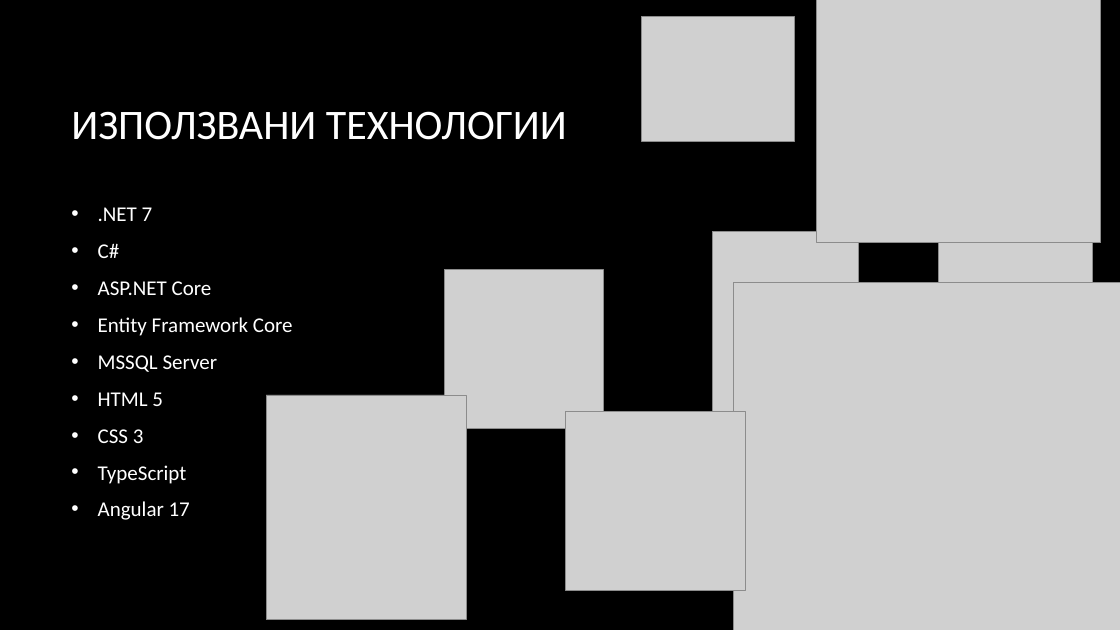
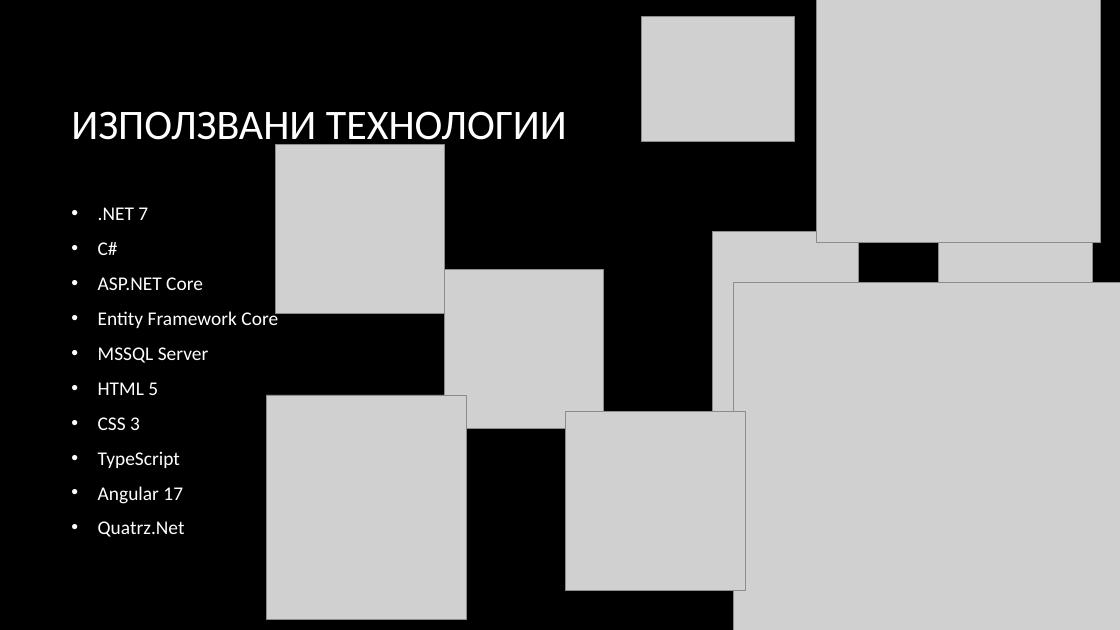
Before and after one commit to EmilDol/2023-24-project-olimpiada, a slide deck: slide 4 of src/AutoAlert/Documentation/9.pptx. Drawn at 1120x630 pixels with LibreOffice and Linux fonts; fonts in the diff are those of the drawing; grey boxes stand for pictures; background and template pictures are left out. Boxes give left, top, right and bottom in pixels: in the first picture for what was removed or moved away, otherwise in the second. Text is boxed around its words. In the diff, an @@ line names an element or a change of style, - is before the commit and + after.

```diff
--- a/src/AutoAlert/Documentation/9.pptx
+++ b/src/AutoAlert/Documentation/9.pptx
@@ picture added at bbox=[276, 145, 444, 313] @@
@@ text at bbox=[98, 207, 278, 504]: size 18 to 16.6 pt in ".NET 7", "C#", "ASP.NET Core", "Entity Framework Core" and 5 more places @@
@@ text at bbox=[98, 521, 185, 537]: paragraph added @@
+• Quatrz.Net
```
Also in this commit, not shown: 1 other slide changed.
